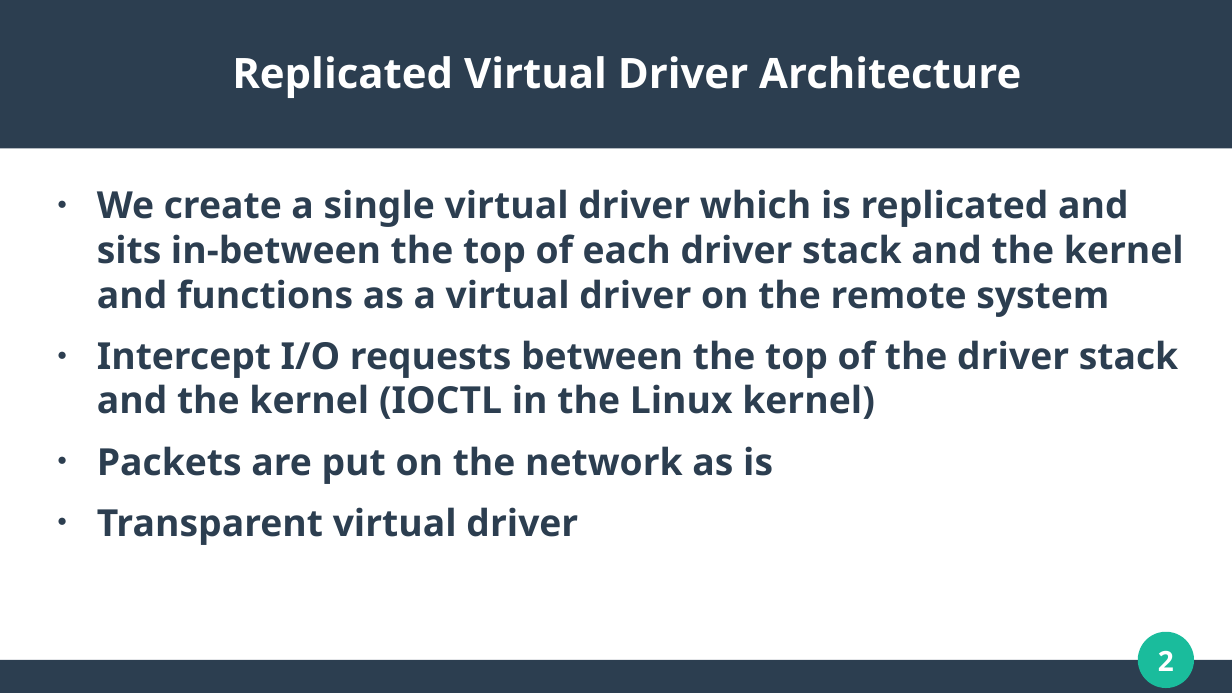
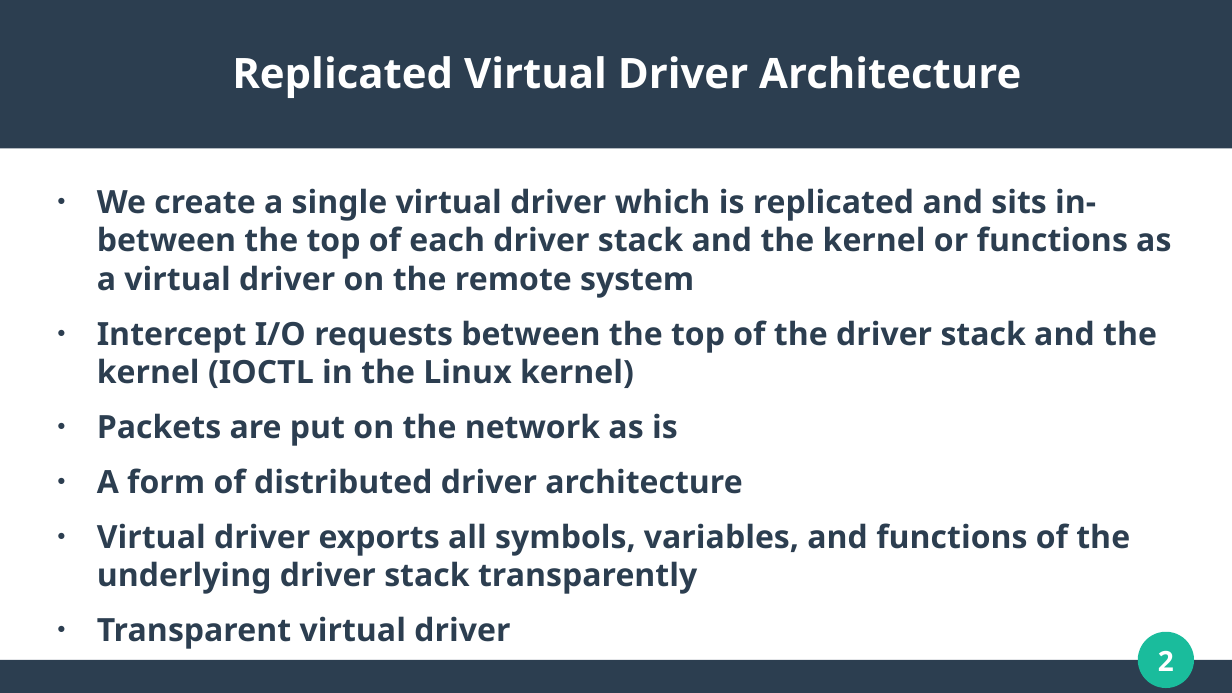
Before and after one commit to WaveArch/Wave, a slide deck: slide 2 of Replicated.pptx. Drawn at 1232x693 pixels with LibreOffice and Linux fonts; fonts in the diff are those of the drawing. Boxes give left, top, right and bottom in pixels: in the first picture for what was removed or moved away, otherwise in the second. Text is boxed around its words. In the diff, an @@ line names an element or a change of style, - is before the commit and + after.

```diff
--- a/Replicated.pptx
+++ b/Replicated.pptx
@@ text at [97,188,1171,298]: text changed; size 24 to 20.6 pt @@
-● We create a single virtual driver which is replicated and sits in-between the top of each driver stack and the kernel and functions as a virtual driver on the remote system
+● We create a single virtual driver which is replicated and sits in-between the top of each driver stack and the kernel or functions as a virtual driver on the remote system
@@ text at [97,320,1157,649]: size 24 to 20.6 pt in "Intercept I/O requests between the top of ...", "Packets are put on the network as ...", "Transparent virtual driver" @@
@@ text at [97,468,1130,594]: paragraphs added @@
+● A form of distributed driver architecture
+● Virtual driver exports all symbols, variables, and functions of the underlying driver stack transparently
```
Also in this commit, not shown: 5 other slides changed, 3 other files.
